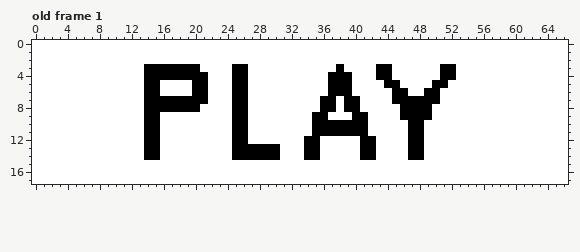
One commit to this pixel-art file: core/assets/mainMenuPlayButton.aseprite. That is the earlier state.
67x18 pixels, 1 frame. Shown: old frame 1. The commit also changed other frames, which this record leaves out.
After the commit:
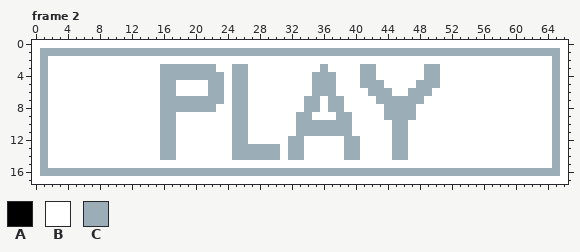
Palette (. is transparent): A #000000  B #ffffff  C #9badb7
A new or re-ordered frame is compared with the old frame closest to it.
Author's note on the commit: Created all buttons for main menu
Changes in this commit:
frames 1 -> 2
Frame 2 is new; against old frame 1, layers "Text", "Background":
Colour B replaces colour A in row 3 at x 14 to 15, 38, 43 to 44 and 51 to 52; in row 4 at x 14 to 15, 38 to 39, 43 to 44 and 51 to 52; in row 5 at x 14 to 15, 20 to 21, 38 to 39, 44 to 45 and 51; in row 6 at x 14 to 15, 20 to 21, 38 to 39, 45 to 46 and 50; in row 7 at x 14 to 15, 36, 39 to 40 and 49 to 50; in row 8 at x 14 to 15, 36, 39 to 40 and 48 to 49.
Colour B replaces colour A in row 9 at x 14 to 15, 35 to 36, 40 to 41 and 48 to 49; in rows 10 to 11 at x 14 to 15, 40 to 41 and 47 to 48; in rows 12 to 14 at x 14 to 15, 34 to 35, 41 to 42 and 47 to 48.
Colour C replaces colour A in row 3 at x 16 to 20 and 25 to 26; in row 4 at x 16 to 21, 25 to 26 and 37; in row 5 at x 25 to 26, 37 and 50; in row 6 at x 25 to 26, 37 and 49; in row 7 at x 16 to 21, 25 to 26, 37 and 45 to 48; in row 8 at x 16 to 20, 25 to 26, 37 and 46 to 47.
Colour C replaces colour A in row 9 at x 25 to 26 and 46 to 47; in rows 10 to 11 at x 25 to 26 and 35 to 39; in row 12 at x 25 to 26; in rows 13 to 14 at x 25 to 30.
Colour C replaces colour B in row 1 at x 1 to 65; in row 2 at x 1 and 65; in row 3 at x 1, 21 to 22, 36, 41 to 42, 49 to 50 and 65; in row 4 at x 1, 22 to 23, 35 to 36, 41 to 42, 49 to 50 and 65; in row 5 at x 1, 16 to 17, 22 to 23, 35 to 36, 41 to 43, 48 to 49 and 65; in row 6 at x 1, 16 to 17, 22 to 23, 35 to 36, 42 to 44, 47 to 48 and 65.
Colour C replaces colour B in row 7 at x 1, 22 to 23, 34 to 35, 38, 43 to 44 and 65; in row 8 at x 1, 21 to 22, 34 to 35, 38, 44 to 45 and 65; in row 9 at x 1, 16 to 17, 33 to 34, 38 to 39, 44 to 45 and 65; in rows 10 to 11 at x 1, 16 to 17, 33 to 34, 45 to 46 and 65; in rows 12 to 14 at x 1, 16 to 17, 32 to 33, 39 to 40, 45 to 46 and 65; in row 15 at x 1 and 65.
Colour C replaces colour B in row 16 at x 1 to 65.
